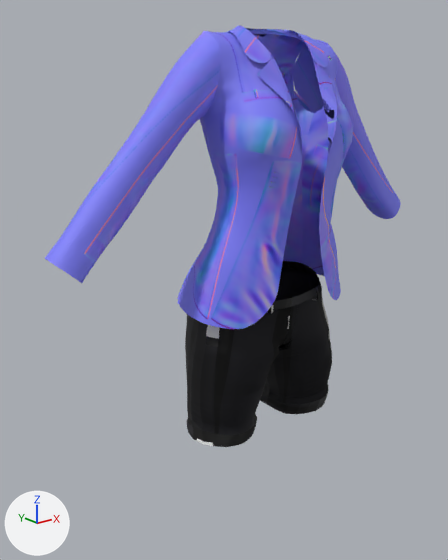
One commit to the glTF model src/Pages/Customize/Configurator/models/FemaleClothing/variations/blazer_shorts.glb: the scene before it, then after it.
Before and after are seen from a 50 mm lens placed at (-0.394, -0.433, 0.179), pointed at (-0.025, 0.029, -0.005). Arrows for +X, +Y and +Z are at lower left; the lights stay in place. Where no turn or scale is listed for an object, it has been applied to the vertices. Vertices at the same position are counted once.

In view in the first picture: 'all'.
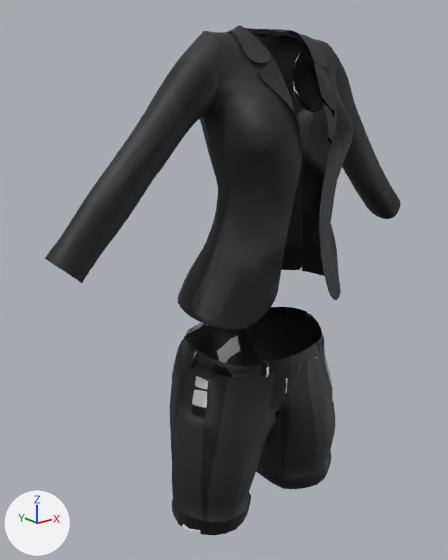
The newer file is also rescaled (x1.416), turned or shifted as a whole; pictures and numbers use the older file's frame.

The edits, one by one:
Picture 'Image_0' (img_image_0) is now built by load_image('Image_0', '_unpacked/Image_0', 1024, 1024, 'sRGB') instead of load_image('Image_0', '_unpacked/Image_0', 1024, 1024, 'Non-Color').
Picture 'Image_0.001' (img_image_0_001) is now built by load_image('Image_0.001', '_unpacked/Image_0.001', 1024, 1024, 'Non-Color') instead of load_image('Image_0.001', '_unpacked/Image_0.001', 1024, 1024, 'sRGB').
Material '01_-_Default.001' (mat_01___default_001) is new.
Its texture is img_image_0.
Its roughness is 0.6.
Material 'm_suit_01.009' (mat_m_suit_01_009) is new.
Uses the picture img_image_0_001.
Uses the picture img_image_1.
me_m_suit_01mesh_0_002 is used by ob_all; location (0.0, 0.0, 0.0).
me_m_suit_01mesh_0_002 had 9649 vertices, 18651 faces and spanned x -0.214..0.217, y -0.064..0.064, z -0.151..0.229.
me_m_suit_01mesh_0_002 no longer uses material mat_m_suit_01_002.
me_m_suit_01mesh_0_002 now has 6359 vertices, 12441 faces and spans x -0.214..0.217, y -0.064..0.064, z -0.026..0.229.
me_m_suit_01mesh_0_002 part 1: 10 loose pieces with 3297 vertices, spanning x -0.088..0.088, y -0.043..0.062, z -0.151..0.001, are deleted.
Part 2, on me_m_suit_01mesh_0_002:
1 vertex is removed from x -0.191, y 0.0, z 0.031.
12 faces are deleted.
1 vertex is added at (-0.214, 0.009, 0.052).
12 new faces join them.
Part 3, on me_m_suit_01mesh_0_002:
3 vertices are removed from x -0.048..0.038, y -0.048..0.006, z 0.171..0.222.
76 faces are deleted.
8 vertices are added at x -0.076..0.108, y -0.043..0.033, z 0.105..0.187.
73 new faces join them.
me_m_suit_01mesh_0_002 part 4: 12324 faces spanning x -0.214..0.217, y -0.064..0.064, z -0.026..0.229 switch from mat_01___default (picture img_image_0_001) to mat_01___default_001 (picture img_image_0).
Mesh me_m_suit_01mesh_0_008 is new.
It has 3300 vertices, 6207 faces and spans x -0.106..0.1, y -0.045..0.076, z -0.249..-0.058.
It uses material mat_m_suit_01_009.
Object 'all_two' (ob_all_two) is new; it shows me_m_suit_01mesh_0_008.
Its location is (0.001, 0.0, 0.003).

Location of each change, [x1, y1, x2, y2] in pixels of the pictures (448 x 560 px; the box of a moved part takes in the faces that stretch with it):
'all', surface changed, reshaped (blue to black, 28% shorter)
    before: [45, 25, 401, 447]
    after: [45, 25, 401, 329]
'all_two', added
    after: [170, 307, 335, 535]
part 1 of me_m_suit_01mesh_0_002, deleted (black)
    before: [185, 261, 332, 447]
part 2 of me_m_suit_01mesh_0_002, moved or reshaped
    both: [46, 250, 88, 275]
part 3 of me_m_suit_01mesh_0_002, moved or reshaped
    both: [204, 70, 334, 137]
part 4 of me_m_suit_01mesh_0_002, recoloured (blue to black)
    both: [45, 25, 400, 329]
